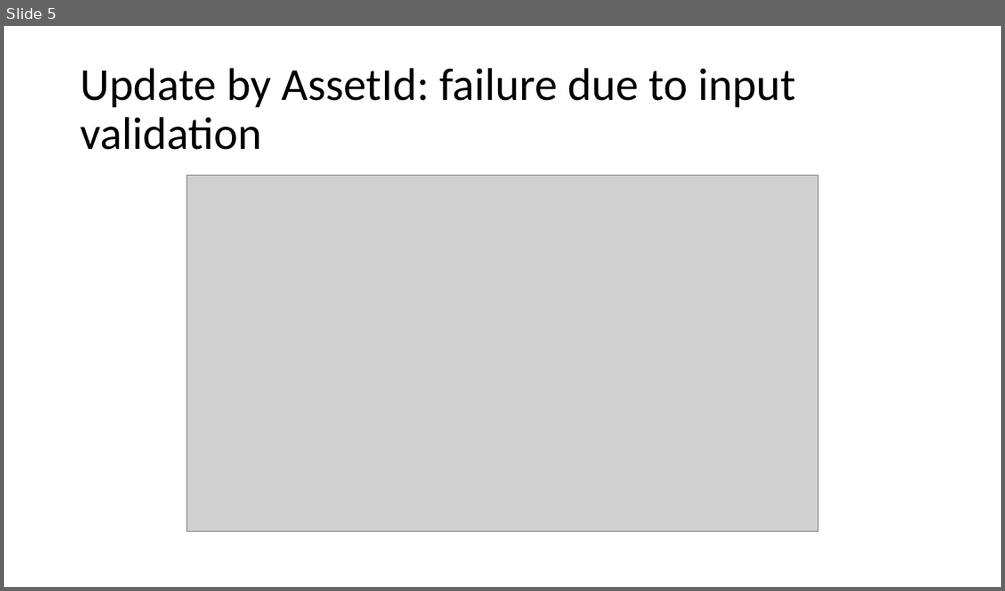
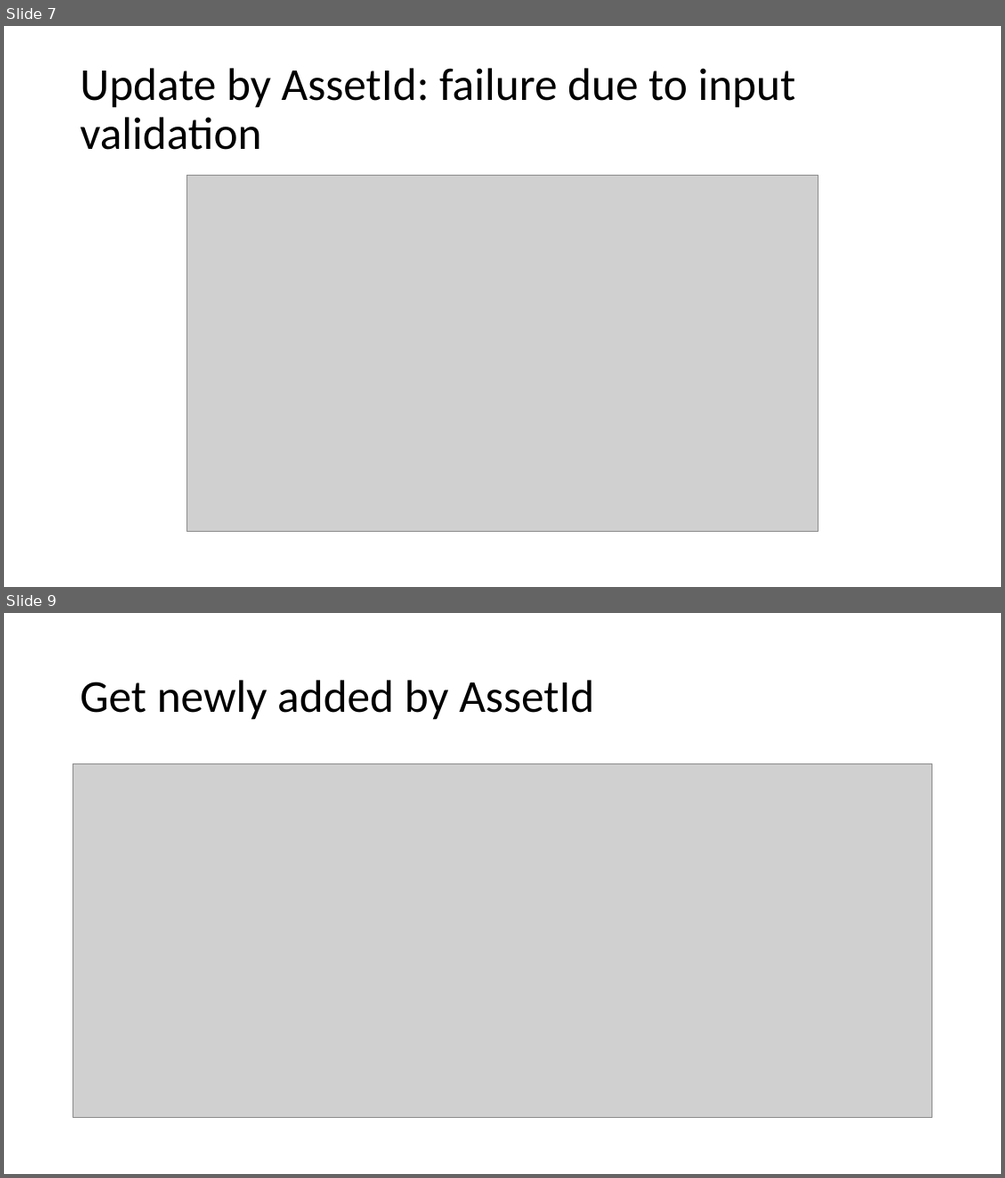
Before and after one commit to Lejuan60606/PlayGoodSolution, a slide deck: Presentation1.pptx. Shown one above the other, each under a label of ours: slide 5 before the commit, slides 7 and 9 after it; the slides between them are not shown. The pictures are 1005x591 and 1005x1178 pixels, drawn with LibreOffice and Linux fonts; fonts in the diff are those of the drawing; grey boxes stand for pictures. Boxes give left, top, right and bottom in pixels: in the first picture for what was removed or moved away, otherwise in the second. Text is boxed around its words. In the diff, an @@ line names an element or a change of style, - is before the commit and + after.

```diff
--- a/Presentation1.pptx
+++ b/Presentation1.pptx
@@ slide 9 added at box(4, 613, 1001, 1174), background #FFFFFF @@
@@ title added at box(80, 680, 594, 720), 44 pt, text #000000 @@
+Get newly added by AssetId
@@ picture added at box(73, 763, 933, 1117) @@
@@ what was slide 5 is now slide 7 @@
```
Also in this commit, not shown: 6 other slides added, 1 slide removed.
